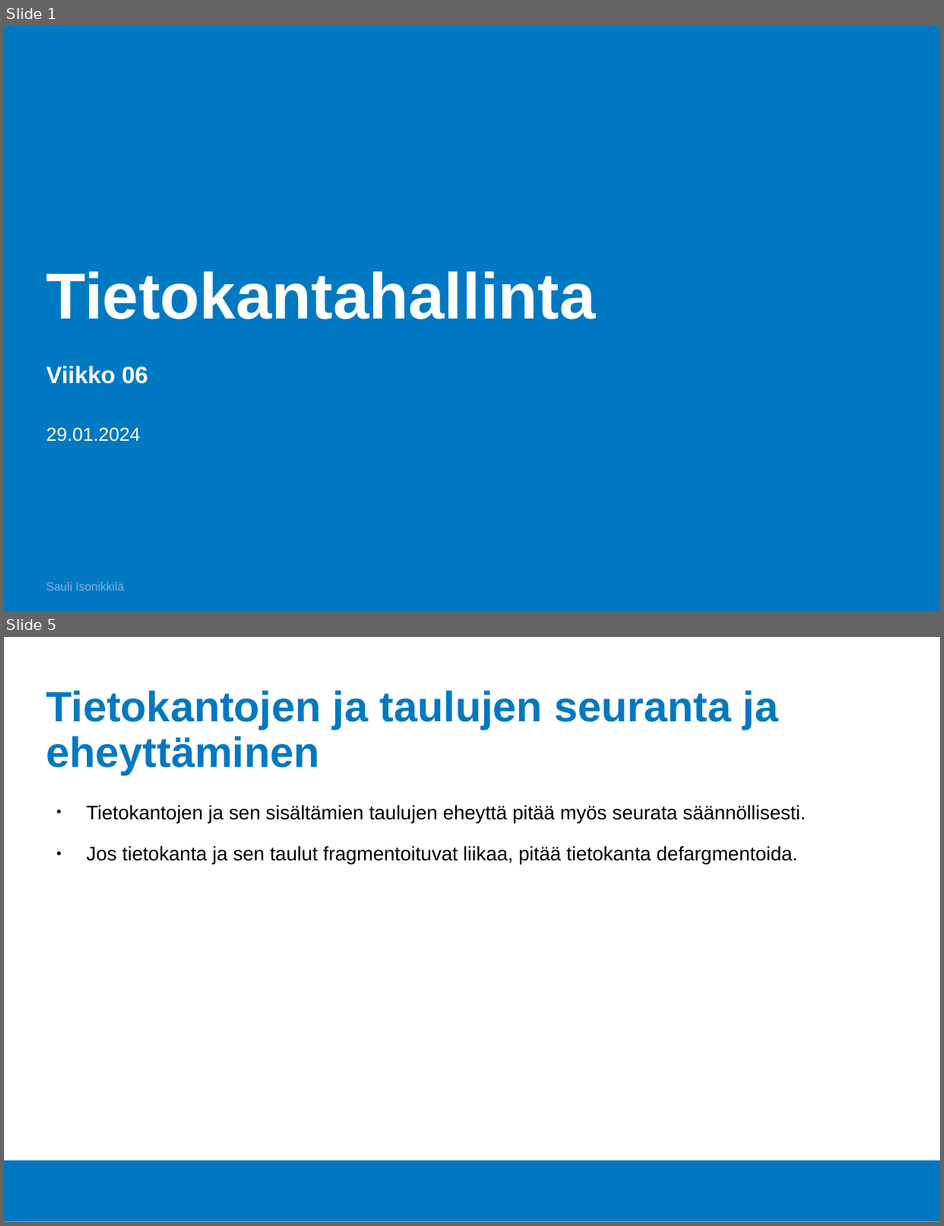
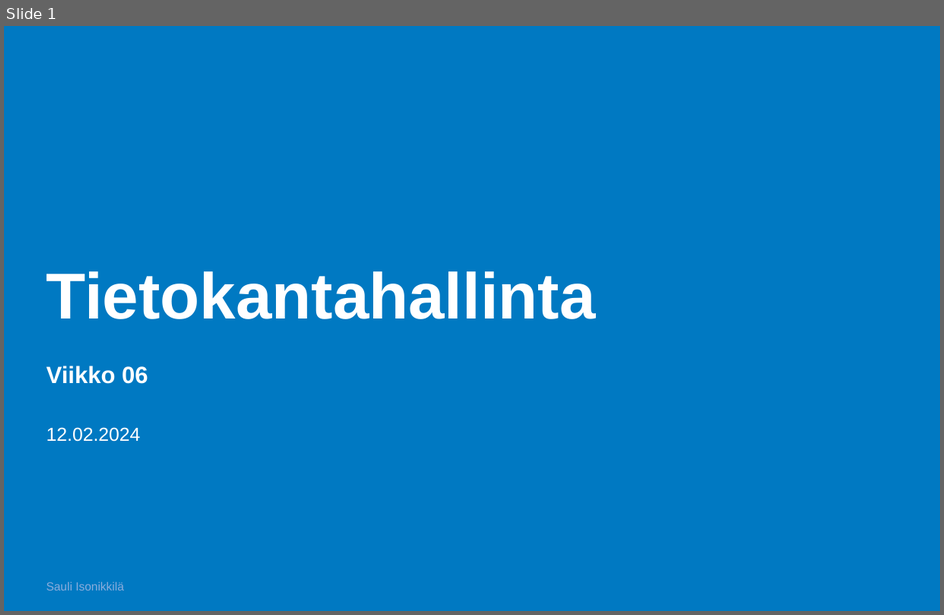
Before and after one commit to Tietokantahallinta/Tietokantahallinta.github.io, a slide deck: luennot/viikko06/Luentokalvot_06.odp. Shown one above the other, each under a label of ours: slides 1 and 5 before the commit, slide 1 after it; the slides between them are not shown. The pictures are 944x1226 and 944x615 pixels, drawn with LibreOffice and Linux fonts; fonts in the diff are those of the drawing; background and template pictures are left out. Boxes give left, top, right and bottom in pixels: in the first picture for what was removed or moved away, otherwise in the second. Text is boxed around its words. In the diff, an @@ line names an element or a change of style, - is before the commit and + after.

```diff
--- a/luennot/viikko06/Luentokalvot_06.odp
+++ b/luennot/viikko06/Luentokalvot_06.odp
@@ slide 5 removed at [4,637,940,1222], background #FFFFFF; not listed: 1 template element that a slide beside it also shows @@
@@ title removed at [47,690,779,775] @@
-Tietokantojen ja taulujen seuranta ja eheyttäminen
@@ text removed at [86,805,807,865] @@
-● Tietokantojen ja sen sisältämien taulujen eheyttä pitää myös seurata säännöllisesti.
-● Jos tietokanta ja sen taulut fragmentoituvat liikaa, pitää tietokanta defargmentoida.
@@ slide 1 changed as well @@
@@ text at [47,427,141,442]: text changed @@
-29.01.2024
+12.02.2024
```
Also in this commit, not shown: 1 other slide changed, 1 slide added, 8 other slides removed, 14 other files.
